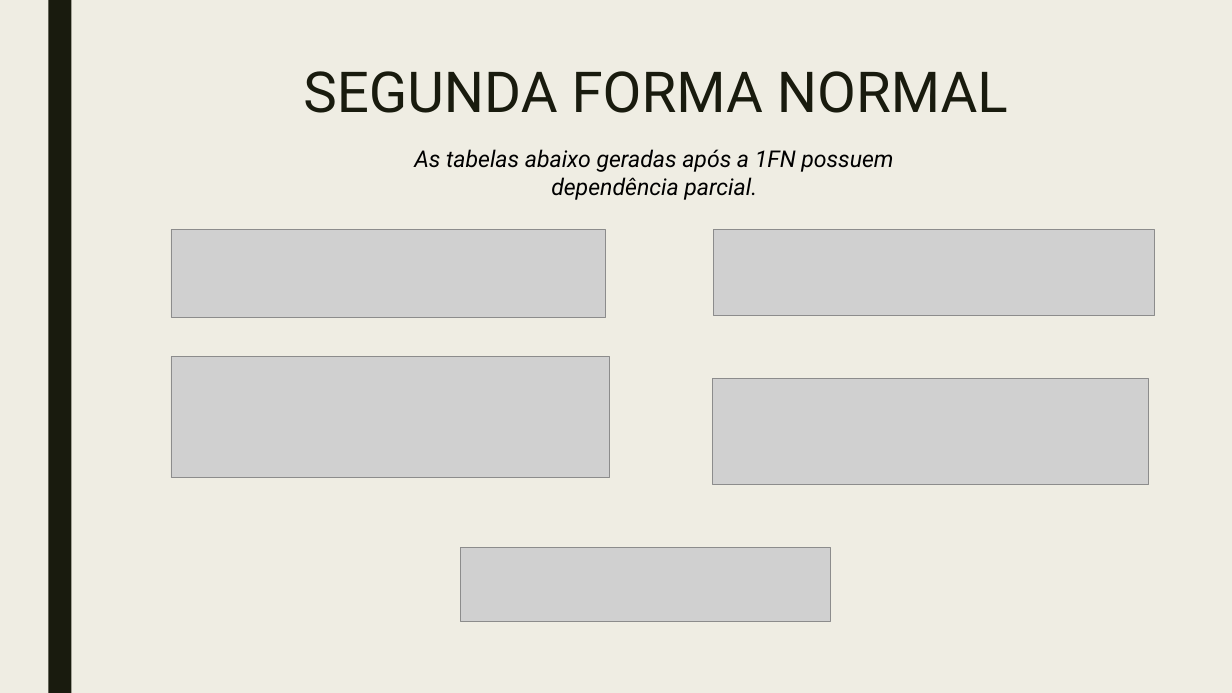
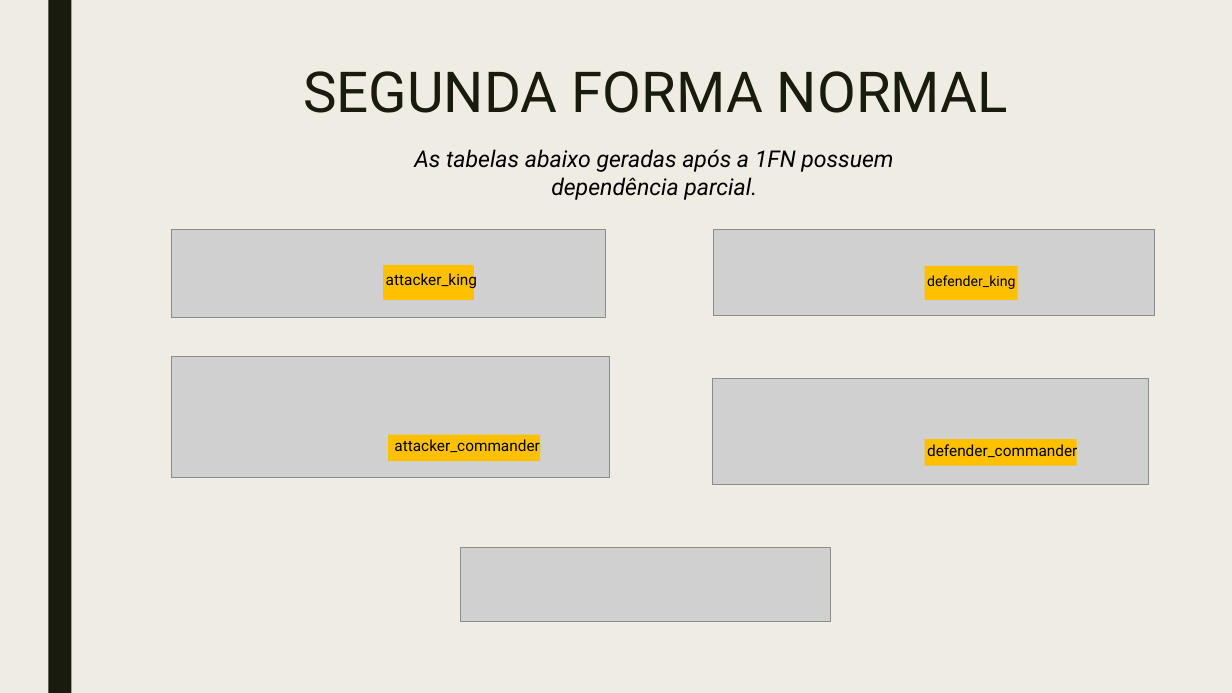
Before and after one commit to ggpereira/Fundamentos-de-BD, a slide deck: slide 8 of Apresentação/Trabalho prático fundamentos de banco de dados 2018.pptx. Drawn at 1232x693 pixels with LibreOffice and Linux fonts; fonts in the diff are those of the drawing; grey boxes stand for pictures. Boxes give left, top, right and bottom in pixels: in the first picture for what was removed or moved away, otherwise in the second. Text is boxed around its words. In the diff, an @@ line names an element or a change of style, - is before the commit and + after.

```diff
--- a/Apresentação/Trabalho prático fundamentos de banco de dados 2018.pptx
+++ b/Apresentação/Trabalho prático fundamentos de banco de dados 2018.pptx
@@ rectangle added at (384, 265, 474, 300), fill #FFC000 @@
@@ rectangle added at (925, 266, 1019, 300), fill #FFC000 @@
@@ text added at (386, 272, 477, 290), 12 pt, text #000000 @@
+attacker_king
@@ text added at (927, 275, 1015, 289), 11 pt, text #000000 @@
+defender_king
@@ rectangle added at (388, 434, 541, 461), fill #FFC000 @@
@@ text added at (394, 439, 539, 452), 12 pt, text #000000 @@
+attacker_commander
@@ rectangle added at (925, 439, 1078, 466), fill #FFC000 @@
@@ text added at (927, 443, 1077, 461), 12 pt, text #000000 @@
+defender_commander
```
Also in this commit, not shown: 1 other slide changed, 5 other files.
